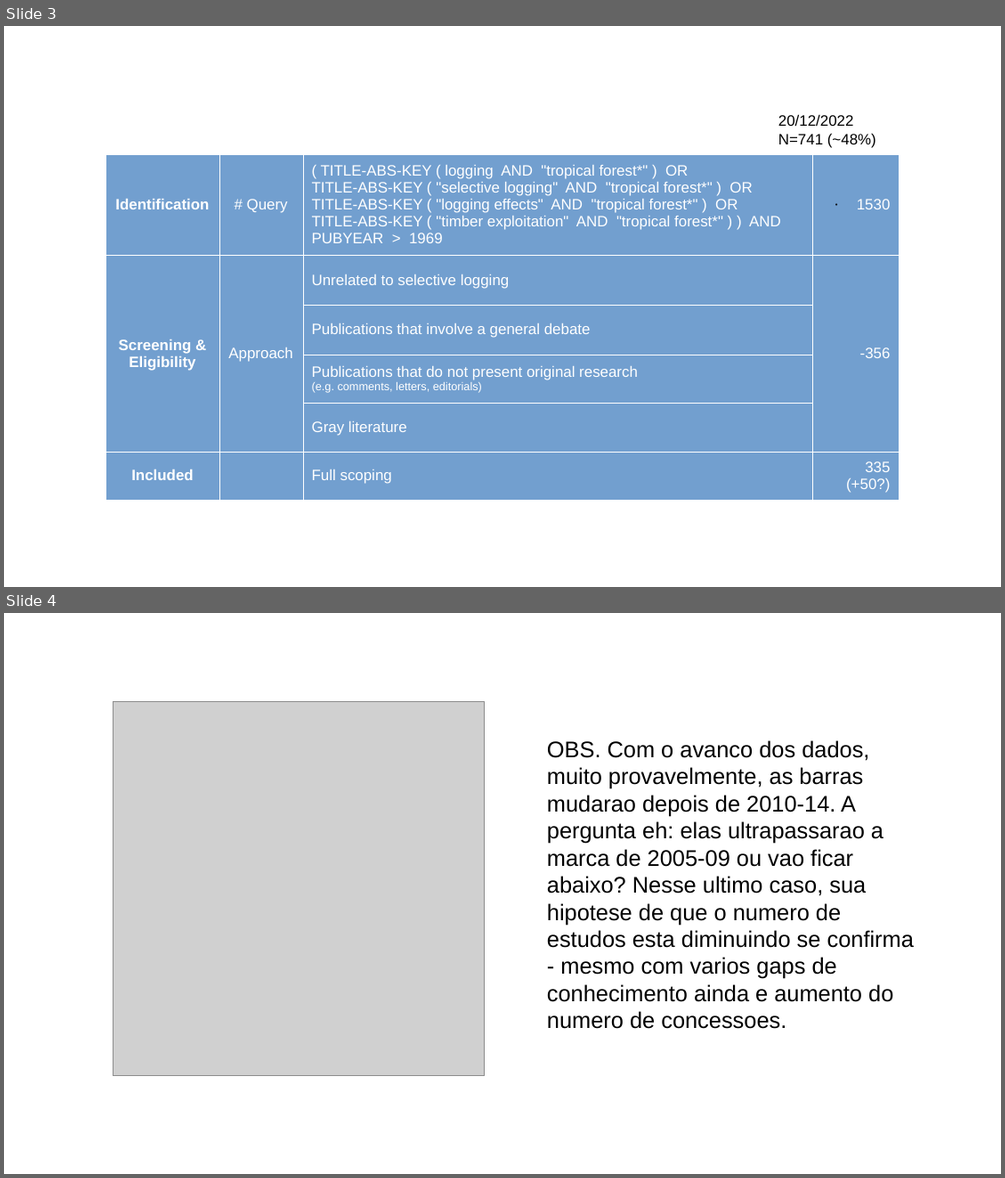
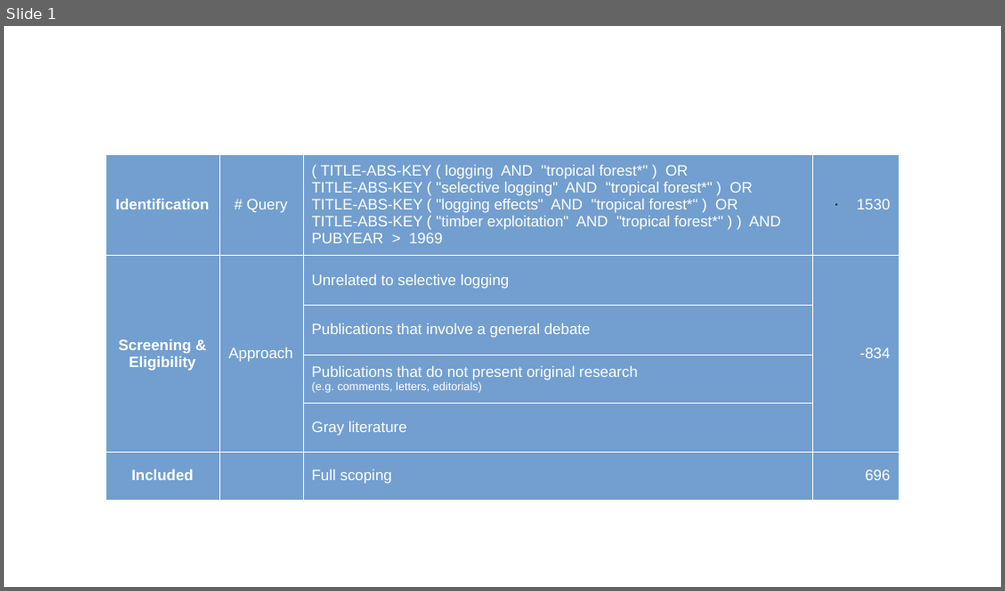
Before and after one commit to miralaba/logging_scientiometrics, a slide deck: results/cienciometria.pptx. Shown one above the other, each under a label of ours: slides 3 and 4 before the commit, slide 1 after it. The pictures are 1005x1178 and 1005x591 pixels, drawn with LibreOffice and Linux fonts; fonts in the diff are those of the drawing; grey boxes stand for pictures. Boxes give left, top, right and bottom in pixels: in the first picture for what was removed or moved away, otherwise in the second. Text is boxed around its words. In the diff, an @@ line names an element or a change of style, - is before the commit and + after.

```diff
--- a/results/cienciometria.pptx
+++ b/results/cienciometria.pptx
@@ slide 4 removed at (4, 613, 1001, 1174), background #FFFFFF @@
@@ picture removed at (113, 702, 485, 1075) @@
@@ text removed at (547, 740, 914, 1029) @@
-OBS. Com o avanco dos dados, muito provavelmente, as barras mudarao depois de 2010-14. A pergunta eh: elas ultrapassarao a marca de 2005-09 ou vao ficar abaixo? Nesse ultimo caso, sua hipotese de que o numero de estudos esta diminuindo se confirma - mesmo com varios gaps de conhecimento ainda e aumento do numero de concessoes.
@@ what was slide 3 is now slide 1 @@
@@ slide 1 changed as well @@
@@ text removed at (778, 114, 876, 148) @@
-20/12/2022
-N=741 (~48%)
@@ table at (106, 154, 899, 500) @@
-row 2, column 4: -356
+row 2, column 4: -834
-row 6, column 4: 335 (+50?)
+row 6, column 4: 696
```
Also in this commit, not shown: 3 slides added, 5 other slides removed, 11 other files.
